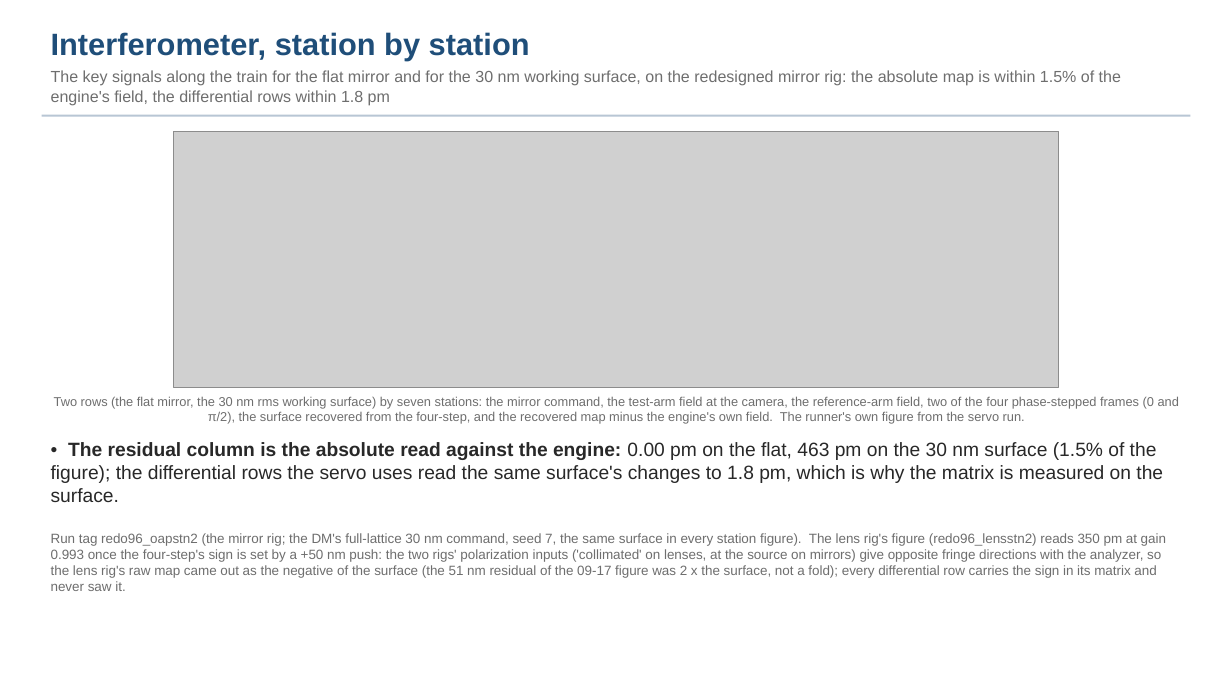
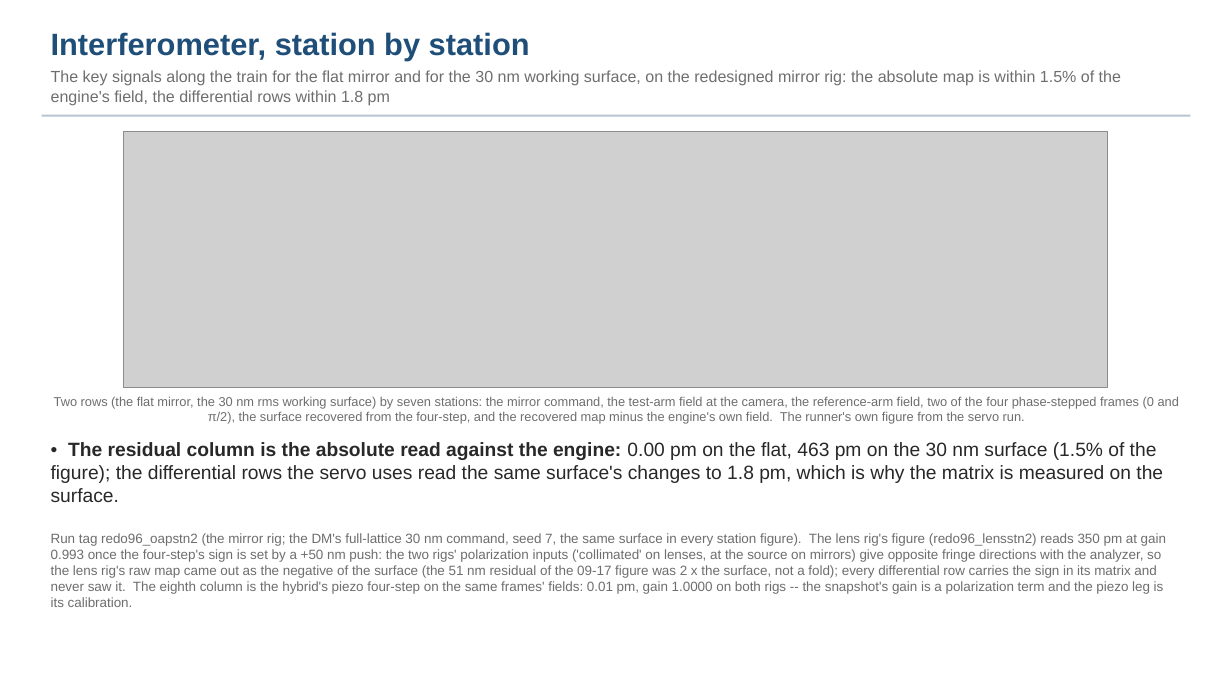
Before and after one commit to nasa-jpl/macos, a slide deck: slide 13 of demo_session/deck_gauges.pptx. Drawn at 1232x693 pixels with LibreOffice and Linux fonts; fonts in the diff are those of the drawing; grey boxes stand for pictures. Boxes give left, top, right and bottom in pixels: in the first picture for what was removed or moved away, otherwise in the second. Text is boxed around its words. In the diff, an @@ line names an element or a change of style, - is before the commit and + after.

```diff
--- a/demo_session/deck_gauges.pptx
+++ b/demo_session/deck_gauges.pptx
@@ picture: place and size @@
-picture at (173,131,1058,387)
+picture at (124,131,1108,387)
@@ text at (51,533,1166,607): text changed @@
-Run tag redo96_oapstn2 (the mirror rig; the DM's full-lattice 30 nm command, seed 7, the same surface in every station figure). The lens rig's figure (redo96_lensstn2) reads 350 pm at gain 0.993 once the four-step's sign is set by a +50 nm push: the two rigs' polarization inputs ('collimated' on lenses, at the source on mirrors) give opposite fringe directions with the analyzer, so the lens rig's raw map came out as the negative of the surface (the 51 nm residual of the 09-17 figure was 2 x the surface, not a fold); every differential row carries the sign in its matrix and never saw it.
+Run tag redo96_oapstn2 (the mirror rig; the DM's full-lattice 30 nm command, seed 7, the same surface in every station figure). The lens rig's figure (redo96_lensstn2) reads 350 pm at gain 0.993 once the four-step's sign is set by a +50 nm push: the two rigs' polarization inputs ('collimated' on lenses, at the source on mirrors) give opposite fringe directions with the analyzer, so the lens rig's raw map came out as the negative of the surface (the 51 nm residual of the 09-17 figure was 2 x the surface, not a fold); every differential row carries the sign in its matrix and never saw it. The eighth column is the hybrid's piezo four-step on the same frames' fields: 0.01 pm, gain 1.0000 on both rigs -- the snapshot's gain is a polarization term and the piezo leg is its calibration.
```
Also in this commit, not shown: 3 other slides changed, 10 other files.
